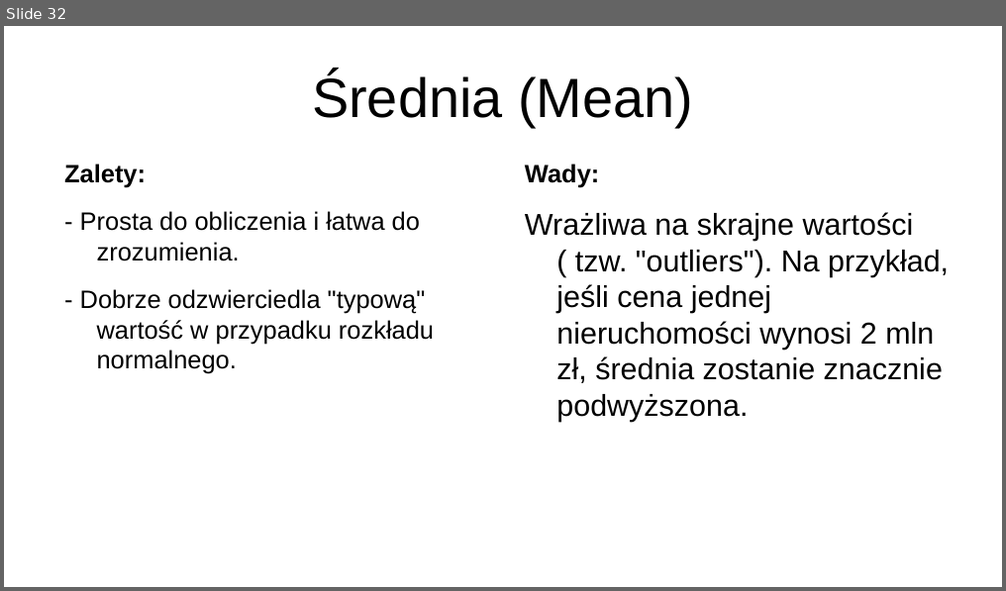
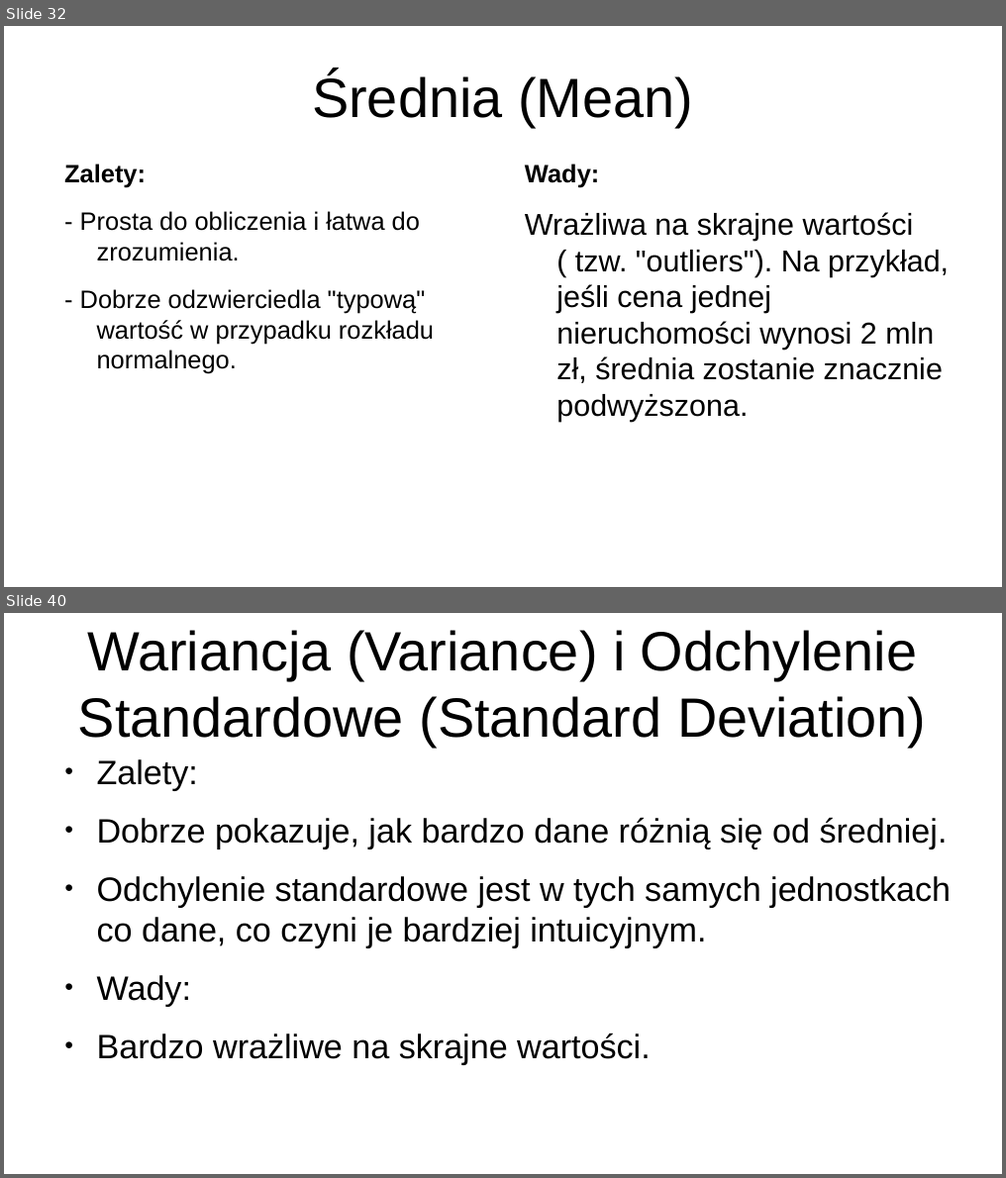
Before and after one commit to jkb-mchlk/jkb-mchlk, a slide deck: szkolenie.pptx. Shown one above the other, each under a label of ours: slide 32 before the commit, slides 32 and 40 after it; the slides between them are not shown. The pictures are 1006x591 and 1006x1178 pixels, drawn with LibreOffice and Linux fonts; fonts in the diff are those of the drawing. Boxes give left, top, right and bottom in pixels: in the first picture for what was removed or moved away, otherwise in the second. Text is boxed around its words. In the diff, an @@ line names an element or a change of style, - is before the commit and + after.

```diff
--- a/szkolenie.pptx
+++ b/szkolenie.pptx
@@ slide 40 added at bbox=[4, 613, 1002, 1174], background #FFFFFF @@
@@ title added at bbox=[78, 630, 926, 747], 44 pt, text #000000 @@
+Wariancja (Variance) i Odchylenie Standardowe (Standard Deviation)
@@ text added at bbox=[97, 760, 950, 1064], 26.9 pt, text #000000 @@
+● Zalety:
+● Dobrze pokazuje, jak bardzo dane różnią się od średniej.
+● Odchylenie standardowe jest w tych samych jednostkach co dane, co czyni je bardziej intuicyjnym.
+● Wady:
+● Bardzo wrażliwe na skrajne wartości.
```
Also in this commit, not shown: 4 slides changed, 18 other slides added, 1 slide removed, 1 other file.
